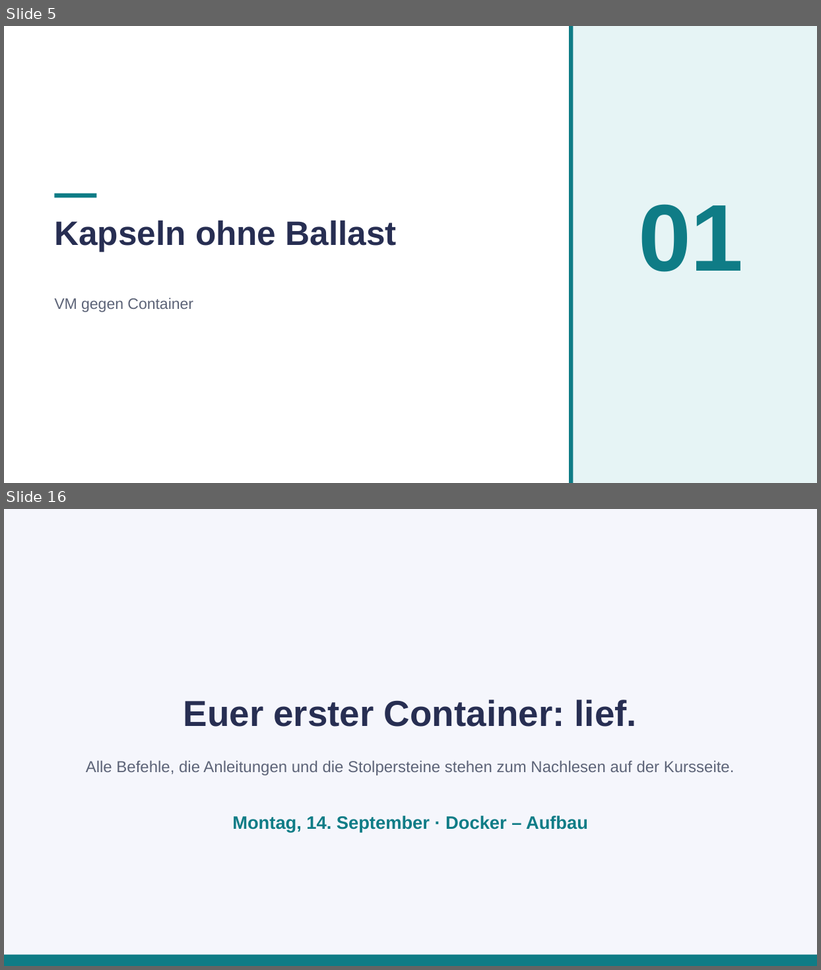
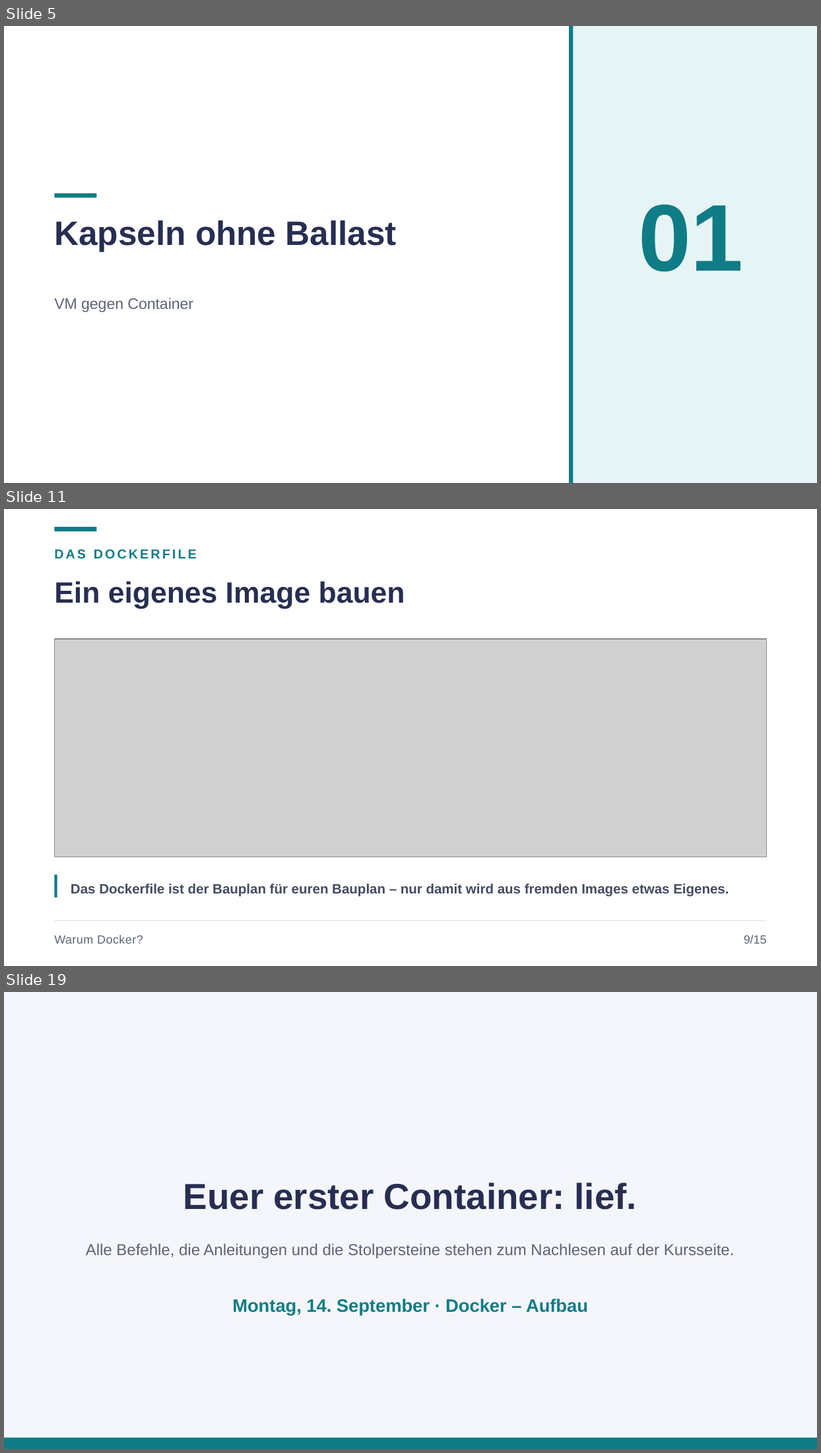
Before and after one commit to JacobMenge/kurs-unterlagen, a slide deck: folien/05-docker-einfuehrung.pptx. Shown one above the other, each under a label of ours: slides 5 and 16 before the commit, slides 5, 11 and 19 after it; the slides between them are not shown. The pictures are 821x970 and 821x1453 pixels, drawn with LibreOffice and Linux fonts; fonts in the diff are those of the drawing; grey boxes stand for pictures. Boxes give left, top, right and bottom in pixels: in the first picture for what was removed or moved away, otherwise in the second. Text is boxed around its words. In the diff, an @@ line names an element or a change of style, - is before the commit and + after.

Commit message:
docker. new

```diff
--- a/folien/05-docker-einfuehrung.pptx
+++ b/folien/05-docker-einfuehrung.pptx
@@ slide 11 added at <box>4,509,817,966</box>, background #FFFFFF @@
@@ rectangle added at <box>54,527,96,531</box>, fill #0F7C86 @@
@@ text added at <box>54,549,197,559</box>, 11.5 pt, text #0F7C86, bold @@
+DAS DOCKERFILE
@@ text added at <box>54,581,405,609</box>, 26 pt, text #272E52, bold @@
+Ein eigenes Image bauen
@@ picture added at <box>54,639,767,857</box> @@
@@ rectangle added at <box>54,875,57,898</box>, fill #0F7C86 @@
@@ text added at <box>71,884,729,897</box>, 12 pt, text #434A63, bold @@
+Das Dockerfile ist der Bauplan für euren Bauplan – nur damit wird aus fremden Images etwas Eigenes.
@@ line added from (54, 921) to (767, 921), #DFE3F0 0.75 pt @@
@@ text added at <box>54,935,143,944</box>, 10.5 pt, text #5C6377 @@
+Warum Docker?
@@ text added at <box>744,935,767,944</box>, 10.5 pt, text #5C6377 @@
+9/15
@@ what was slide 16 is now slide 19 @@
```
Also in this commit, not shown: 13 slides changed, 2 other slides added, 2 other files.
